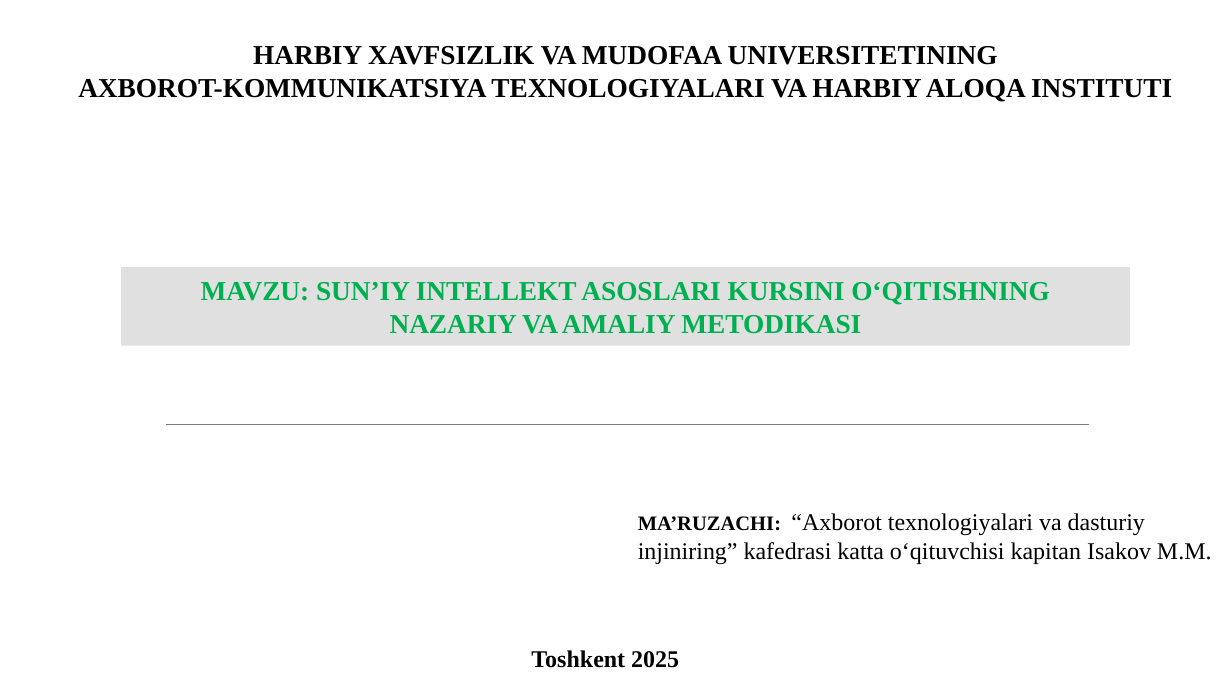
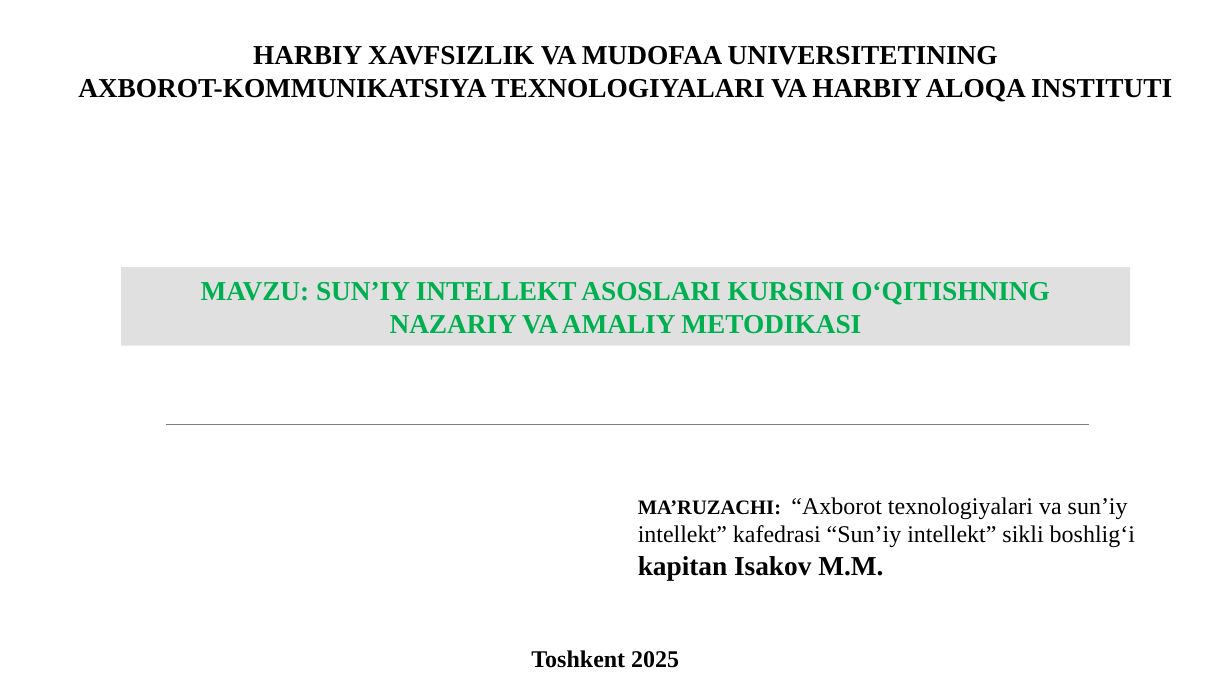
Before and after one commit to qwerty291996/2025-2026, a slide deck: slide 1 of Metodika taqdimot/Taqdimot.pptx. Drawn at 1232x693 pixels with LibreOffice and Linux fonts; fonts in the diff are those of the drawing; background and template pictures are left out. Boxes give left, top, right and bottom in pixels: in the first picture for what was removed or moved away, otherwise in the second. Text is boxed around its words. In the diff, an @@ line names an element or a change of style, - is before the commit and + after.

```diff
--- a/Metodika taqdimot/Taqdimot.pptx
+++ b/Metodika taqdimot/Taqdimot.pptx
@@ text at (x1=638, y1=497, x2=1135, y2=580): text changed @@
-MA’RUZACHI: “Axborot texnologiyalari va dasturiy injiniring” kafedrasi katta o‘qituvchisi kapitan Isakov M.M.
+MA’RUZACHI: “Axborot texnologiyalari va sun’iy intellekt” kafedrasi “Sun’iy intellekt” sikli boshlig‘i
+kapitan Isakov M.M.
```
Also in this commit, not shown: 5 other files.
